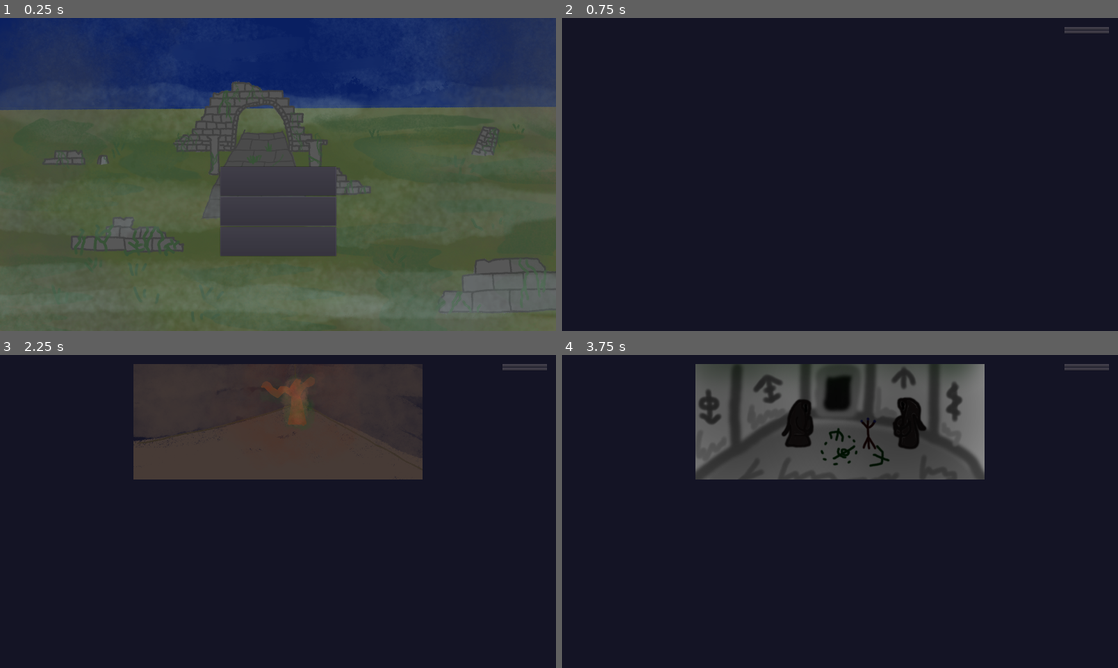
Above: before the commit, frames 1-4 (two rows, left to right).
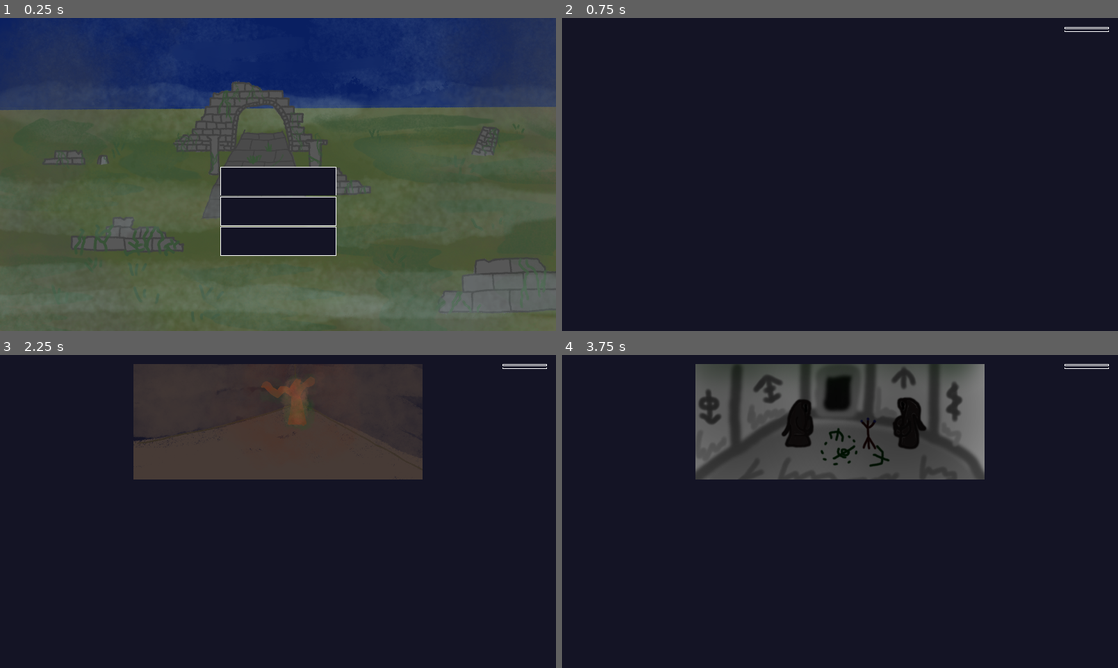
Above: after the commit, the same moments.

Repository: game-jam-team-gut/the-scholar
Game: Godot game, scene res://MainMenu.tscn
Same seed, same stepped clock (60 frames per second), same inputs: the game is played once before the commit and once after it.
Inputs:
- Up to frame 1 (0.25 s): no input
- Up to frame 2 (0.75 s): click "Credits" at 0.5 s
- Up to frame 3 (2.25 s): click "MainMenu" at 1.25 s; click "Play" at 2 s
- Up to frame 4 (3.75 s): click "MainMenu" at 2.75 s; click "Play" at 3.5 s

The runs differ from the first frame. In frame 1, 5.8% of the frame differs, in the area x 39-61%, y 47-76%; in frame 2, 0.1%; in frame 3, 0.1%; in frame 4, 0.1%.

Commit message:
Stylized buttons, font changes

Diff:
--- a/Credits.tscn
+++ b/Credits.tscn
@@ -1,8 +1,10 @@
-[gd_scene load_steps=4 format=2]
+[gd_scene load_steps=6 format=2]
 
 [ext_resource path="res://Fonts/SmallButtonFont.tres" type="DynamicFont" id=1]
 [ext_resource path="res://CreditsScreen/MainMenuButton.gd" type="Script" id=2]
 [ext_resource path="res://CreditsScreen/ExitButton.gd" type="Script" id=3]
+[ext_resource path="res://MainMenu/ButtonHoverPressed.tres" type="StyleBox" id=4]
+[ext_resource path="res://MainMenu/ButtonNormal.tres" type="StyleBox" id=5]
 
 [node name="Control" type="Control"]
 anchor_right = 1.0
@@ -25,7 +27,10 @@
 
 [node name="ExitButton" type="Button" parent="VBoxContainer"]
 margin_right = 170.0
-margin_bottom = 45.0
+margin_bottom = 43.0
+custom_styles/hover = ExtResource( 4 )
+custom_styles/pressed = ExtResource( 4 )
+custom_styles/normal = ExtResource( 5 )
 custom_fonts/font = ExtResource( 1 )
 text = "Exit"
 script = ExtResource( 3 )
@@ -34,9 +39,12 @@
 }
 
 [node name="MainMenuButton" type="Button" parent="VBoxContainer"]
-margin_top = 49.0
+margin_top = 47.0
 margin_right = 170.0
-margin_bottom = 94.0
+margin_bottom = 90.0
+custom_styles/hover = ExtResource( 4 )
+custom_styles/pressed = ExtResource( 4 )
+custom_styles/normal = ExtResource( 5 )
 custom_fonts/font = ExtResource( 1 )
 text = "MainMenu"
 script = ExtResource( 2 )
--- a/Death.tscn
+++ b/Death.tscn
@@ -1,10 +1,12 @@
-[gd_scene load_steps=6 format=2]
+[gd_scene load_steps=8 format=2]
 
 [ext_resource path="res://MainMenu/TitleFont.tres" type="DynamicFont" id=1]
 [ext_resource path="res://CreditsScreen/MainMenuButton.gd" type="Script" id=2]
 [ext_resource path="res://CreditsScreen/ExitButton.gd" type="Script" id=3]
 [ext_resource path="res://Fonts/SmallButtonFont.tres" type="DynamicFont" id=4]
 [ext_resource path="res://Judge/Death.tres" type="AudioStream" id=5]
+[ext_resource path="res://MainMenu/ButtonHoverPressed.tres" type="StyleBox" id=6]
+[ext_resource path="res://MainMenu/ButtonNormal.tres" type="StyleBox" id=7]
 
 [node name="Control" type="Control"]
 anchor_right = 1.0
@@ -47,7 +49,10 @@
 
 [node name="ExitButton" type="Button" parent="VBoxContainer"]
 margin_right = 170.0
-margin_bottom = 45.0
+margin_bottom = 43.0
+custom_styles/hover = ExtResource( 6 )
+custom_styles/pressed = ExtResource( 6 )
+custom_styles/normal = ExtResource( 7 )
 custom_fonts/font = ExtResource( 4 )
 text = "Exit"
 script = ExtResource( 3 )
@@ -56,9 +61,12 @@
 }
 
 [node name="MainMenuButton" type="Button" parent="VBoxContainer"]
-margin_top = 49.0
+margin_top = 47.0
 margin_right = 170.0
-margin_bottom = 94.0
+margin_bottom = 90.0
+custom_styles/hover = ExtResource( 6 )
+custom_styles/pressed = ExtResource( 6 )
+custom_styles/normal = ExtResource( 7 )
 custom_fonts/font = ExtResource( 4 )
 text = "MainMenu"
 script = ExtResource( 2 )
--- a/Event.tscn
+++ b/Event.tscn
@@ -8,6 +8,8 @@
 [ext_resource path="res://EventScreen/OptionButton.gd" type="Script" id=6]
 [ext_resource path="res://addons/SyndiBox/syndibox.gd" type="Script" id=7]
 [ext_resource path="res://EventScreen/OptionsContainer.gd" type="Script" id=8]
+[ext_resource path="res://MainMenu/ButtonHoverPressed.tres" type="StyleBox" id=9]
+[ext_resource path="res://MainMenu/ButtonNormal.tres" type="StyleBox" id=10]
 
 [node name="Event" type="Control"]
 anchor_right = 1.0
@@ -72,7 +74,10 @@
 
 [node name="ExitButton" type="Button" parent="VBoxContainer"]
 margin_right = 170.0
-margin_bottom = 45.0
+margin_bottom = 43.0
+custom_styles/hover = ExtResource( 9 )
+custom_styles/pressed = ExtResource( 9 )
+custom_styles/normal = ExtResource( 10 )
 custom_fonts/font = ExtResource( 1 )
 text = "Exit"
 __meta__ = {
@@ -80,9 +85,12 @@
 }
 
 [node name="MainMenuButton" type="Button" parent="VBoxContainer"]
-margin_top = 49.0
+margin_top = 47.0
 margin_right = 170.0
-margin_bottom = 94.0
+margin_bottom = 90.0
+custom_styles/hover = ExtResource( 9 )
+custom_styles/pressed = ExtResource( 9 )
+custom_styles/normal = ExtResource( 10 )
 custom_fonts/font = ExtResource( 1 )
 text = "MainMenu"
 __meta__ = {
@@ -105,23 +113,32 @@
 
 [node name="OptionButton" type="Button" parent="OptionsContainer"]
 margin_right = 1440.0
-margin_bottom = 58.0
+margin_bottom = 56.0
+custom_styles/hover = ExtResource( 9 )
+custom_styles/pressed = ExtResource( 9 )
+custom_styles/normal = ExtResource( 10 )
 custom_fonts/font = ExtResource( 3 )
 text = "One peek won't hurt anybody"
 script = ExtResource( 6 )
 
 [node name="OptionButton2" type="Button" parent="OptionsContainer"]
-margin_top = 62.0
-margin_right = 1440.0
-margin_bottom = 120.0
+margin_top = 60.0
+margin_right = 1440.0
+margin_bottom = 116.0
+custom_styles/hover = ExtResource( 9 )
+custom_styles/pressed = ExtResource( 9 )
+custom_styles/normal = ExtResource( 10 )
 custom_fonts/font = ExtResource( 3 )
 text = "Better not to disturb the cursed knowledge"
 script = ExtResource( 6 )
 
 [node name="OptionButton3" type="Button" parent="OptionsContainer"]
-margin_top = 124.0
-margin_right = 1440.0
-margin_bottom = 182.0
+margin_top = 120.0
+margin_right = 1440.0
+margin_bottom = 176.0
+custom_styles/hover = ExtResource( 9 )
+custom_styles/pressed = ExtResource( 9 )
+custom_styles/normal = ExtResource( 10 )
 custom_fonts/font = ExtResource( 3 )
 text = "Third option"
 script = ExtResource( 6 )
--- a/Ignorance.tscn
+++ b/Ignorance.tscn
@@ -1,10 +1,12 @@
-[gd_scene load_steps=6 format=2]
+[gd_scene load_steps=8 format=2]
 
 [ext_resource path="res://MainMenu/TitleFont.tres" type="DynamicFont" id=1]
 [ext_resource path="res://CreditsScreen/MainMenuButton.gd" type="Script" id=2]
 [ext_resource path="res://CreditsScreen/ExitButton.gd" type="Script" id=3]
 [ext_resource path="res://Fonts/SmallButtonFont.tres" type="DynamicFont" id=4]
 [ext_resource path="res://Judge/Ignorance.tres" type="AudioStream" id=5]
+[ext_resource path="res://MainMenu/ButtonHoverPressed.tres" type="StyleBox" id=6]
+[ext_resource path="res://MainMenu/ButtonNormal.tres" type="StyleBox" id=7]
 
 [node name="Control" type="Control"]
 anchor_right = 1.0
@@ -49,7 +51,10 @@
 
 [node name="ExitButton" type="Button" parent="VBoxContainer"]
 margin_right = 170.0
-margin_bottom = 45.0
+margin_bottom = 43.0
+custom_styles/hover = ExtResource( 6 )
+custom_styles/pressed = ExtResource( 6 )
+custom_styles/normal = ExtResource( 7 )
 custom_fonts/font = ExtResource( 4 )
 text = "Exit"
 script = ExtResource( 3 )
@@ -58,9 +63,12 @@
 }
 
 [node name="MainMenuButton" type="Button" parent="VBoxContainer"]
-margin_top = 49.0
+margin_top = 47.0
 margin_right = 170.0
-margin_bottom = 94.0
+margin_bottom = 90.0
+custom_styles/hover = ExtResource( 6 )
+custom_styles/pressed = ExtResource( 6 )
+custom_styles/normal = ExtResource( 7 )
 custom_fonts/font = ExtResource( 4 )
 text = "MainMenu"
 script = ExtResource( 2 )
--- a/Knowledge.tscn
+++ b/Knowledge.tscn
@@ -1,10 +1,12 @@
-[gd_scene load_steps=6 format=2]
+[gd_scene load_steps=8 format=2]
 
 [ext_resource path="res://MainMenu/TitleFont.tres" type="DynamicFont" id=1]
 [ext_resource path="res://CreditsScreen/MainMenuButton.gd" type="Script" id=2]
 [ext_resource path="res://CreditsScreen/ExitButton.gd" type="Script" id=3]
 [ext_resource path="res://Fonts/SmallButtonFont.tres" type="DynamicFont" id=4]
 [ext_resource path="res://Judge/Knowledge.tres" type="AudioStream" id=5]
+[ext_resource path="res://MainMenu/ButtonHoverPressed.tres" type="StyleBox" id=6]
+[ext_resource path="res://MainMenu/ButtonNormal.tres" type="StyleBox" id=7]
 
 [node name="Control" type="Control"]
 anchor_right = 1.0
@@ -49,7 +51,10 @@
 
 [node name="ExitButton" type="Button" parent="VBoxContainer"]
 margin_right = 170.0
-margin_bottom = 45.0
+margin_bottom = 43.0
+custom_styles/hover = ExtResource( 6 )
+custom_styles/pressed = ExtResource( 6 )
+custom_styles/normal = ExtResource( 7 )
 custom_fonts/font = ExtResource( 4 )
 text = "Exit"
 script = ExtResource( 3 )
@@ -58,9 +63,12 @@
 }
 
 [node name="MainMenuButton" type="Button" parent="VBoxContainer"]
-margin_top = 49.0
+margin_top = 47.0
 margin_right = 170.0
-margin_bottom = 94.0
+margin_bottom = 90.0
+custom_styles/hover = ExtResource( 6 )
+custom_styles/pressed = ExtResource( 6 )
+custom_styles/normal = ExtResource( 7 )
 custom_fonts/font = ExtResource( 4 )
 text = "MainMenu"
 script = ExtResource( 2 )
--- a/Madness.tscn
+++ b/Madness.tscn
@@ -1,10 +1,12 @@
-[gd_scene load_steps=6 format=2]
+[gd_scene load_steps=8 format=2]
 
 [ext_resource path="res://MainMenu/TitleFont.tres" type="DynamicFont" id=1]
 [ext_resource path="res://CreditsScreen/MainMenuButton.gd" type="Script" id=2]
 [ext_resource path="res://CreditsScreen/ExitButton.gd" type="Script" id=3]
 [ext_resource path="res://Fonts/SmallButtonFont.tres" type="DynamicFont" id=4]
 [ext_resource path="res://Judge/Madness.tres" type="AudioStream" id=5]
+[ext_resource path="res://MainMenu/ButtonHoverPressed.tres" type="StyleBox" id=6]
+[ext_resource path="res://MainMenu/ButtonNormal.tres" type="StyleBox" id=7]
 
 [node name="Control" type="Control"]
 anchor_right = 1.0
@@ -48,7 +50,10 @@
 
 [node name="ExitButton" type="Button" parent="VBoxContainer"]
 margin_right = 170.0
-margin_bottom = 45.0
+margin_bottom = 43.0
+custom_styles/hover = ExtResource( 6 )
+custom_styles/pressed = ExtResource( 6 )
+custom_styles/normal = ExtResource( 7 )
 custom_fonts/font = ExtResource( 4 )
 text = "Exit"
 script = ExtResource( 3 )
@@ -57,9 +62,12 @@
 }
 
 [node name="MainMenuButton" type="Button" parent="VBoxContainer"]
-margin_top = 49.0
+margin_top = 47.0
 margin_right = 170.0
-margin_bottom = 94.0
+margin_bottom = 90.0
+custom_styles/hover = ExtResource( 6 )
+custom_styles/pressed = ExtResource( 6 )
+custom_styles/normal = ExtResource( 7 )
 custom_fonts/font = ExtResource( 4 )
 text = "MainMenu"
 script = ExtResource( 2 )
--- a/MainMenu.tscn
+++ b/MainMenu.tscn
@@ -1,11 +1,13 @@
-[gd_scene load_steps=7 format=2]
+[gd_scene load_steps=9 format=2]
 
-[ext_resource path="res://MainMenu/TitleFont.tres" type="DynamicFont" id=1]
+[ext_resource path="res://MainMenu/MainMenuTitleFont.tres" type="DynamicFont" id=1]
 [ext_resource path="res://Fonts/ButtonFont.tres" type="DynamicFont" id=2]
 [ext_resource path="res://MainMenu/PlayButton.gd" type="Script" id=3]
 [ext_resource path="res://MainMenu/ExitButton.gd" type="Script" id=4]
 [ext_resource path="res://MainMenu/CreditsButton.gd" type="Script" id=5]
 [ext_resource path="res://MainMenu/menu.png" type="Texture" id=6]
+[ext_resource path="res://MainMenu/ButtonHoverPressed.tres" type="StyleBox" id=7]
+[ext_resource path="res://MainMenu/ButtonNormal.tres" type="StyleBox" id=8]
 
 [node name="MainMenu" type="Control"]
 anchor_right = 1.0
@@ -39,6 +41,7 @@
 text = "The Scholar
 "
 align = 1
+valign = 1
 __meta__ = {
 "_edit_use_anchors_": false
 }
@@ -64,6 +67,9 @@
 margin_right = 400.0
 margin_bottom = 100.0
 rect_min_size = Vector2( 400, 100 )
+custom_styles/hover = ExtResource( 7 )
+custom_styles/pressed = ExtResource( 7 )
+custom_styles/normal = ExtResource( 8 )
 custom_fonts/font = ExtResource( 2 )
 text = "Play"
 script = ExtResource( 3 )
@@ -76,6 +82,9 @@
 margin_right = 400.0
 margin_bottom = 204.0
 rect_min_size = Vector2( 400, 100 )
+custom_styles/hover = ExtResource( 7 )
+custom_styles/pressed = ExtResource( 7 )
+custom_styles/normal = ExtResource( 8 )
 custom_fonts/font = ExtResource( 2 )
 text = "Credits"
 script = ExtResource( 5 )
@@ -88,6 +97,9 @@
 margin_right = 400.0
 margin_bottom = 308.0
 rect_min_size = Vector2( 400, 100 )
+custom_styles/hover = ExtResource( 7 )
+custom_styles/pressed = ExtResource( 7 )
+custom_styles/normal = ExtResource( 8 )
 custom_fonts/font = ExtResource( 2 )
 text = "Exit"
 script = ExtResource( 4 )
--- /dev/null
+++ b/MainMenu/ButtonHoverPressed.tres
@@ -0,0 +1,10 @@
+[gd_resource type="StyleBoxFlat" format=2]
+
+[resource]
+bg_color = Color( 0.0823529, 0.0823529, 0.14902, 1 )
+border_width_left = 12
+border_width_top = 12
+border_width_right = 12
+border_width_bottom = 12
+border_color = Color( 1, 1, 1, 1 )
+border_blend = true
--- /dev/null
+++ b/MainMenu/ButtonNormal.tres
@@ -0,0 +1,9 @@
+[gd_resource type="StyleBoxFlat" format=2]
+
+[resource]
+bg_color = Color( 0.0823529, 0.0823529, 0.14902, 1 )
+border_width_left = 2
+border_width_top = 2
+border_width_right = 2
+border_width_bottom = 2
+border_color = Color( 1, 1, 1, 1 )
--- /dev/null
+++ b/MainMenu/MainMenuTitleFont.tres
@@ -0,0 +1,7 @@
+[gd_resource type="DynamicFont" load_steps=2 format=2]
+
+[ext_resource path="res://Fonts/JmhcthulhumbusRegular-V1mx.otf" type="DynamicFontData" id=1]
+
+[resource]
+size = 210
+font_data = ExtResource( 1 )
Not shown: 1 places in Event.tscn that only renumber resources
